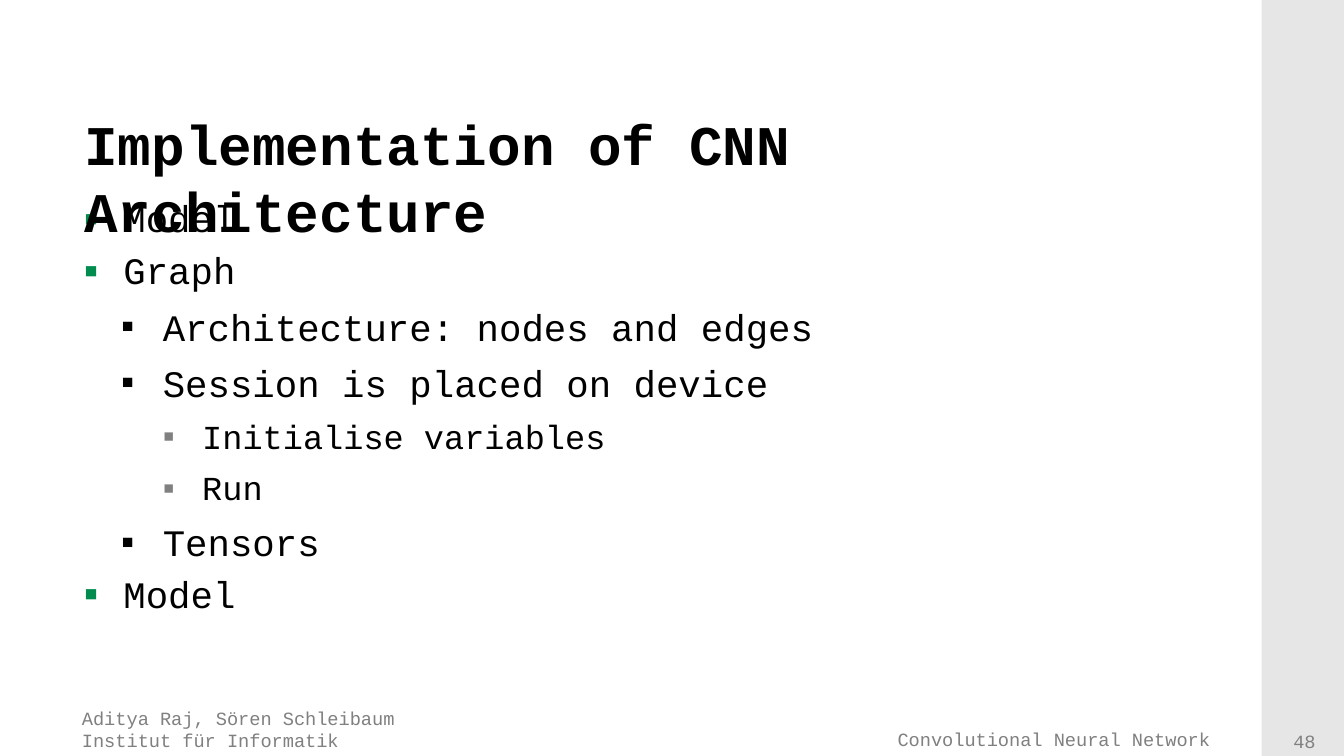
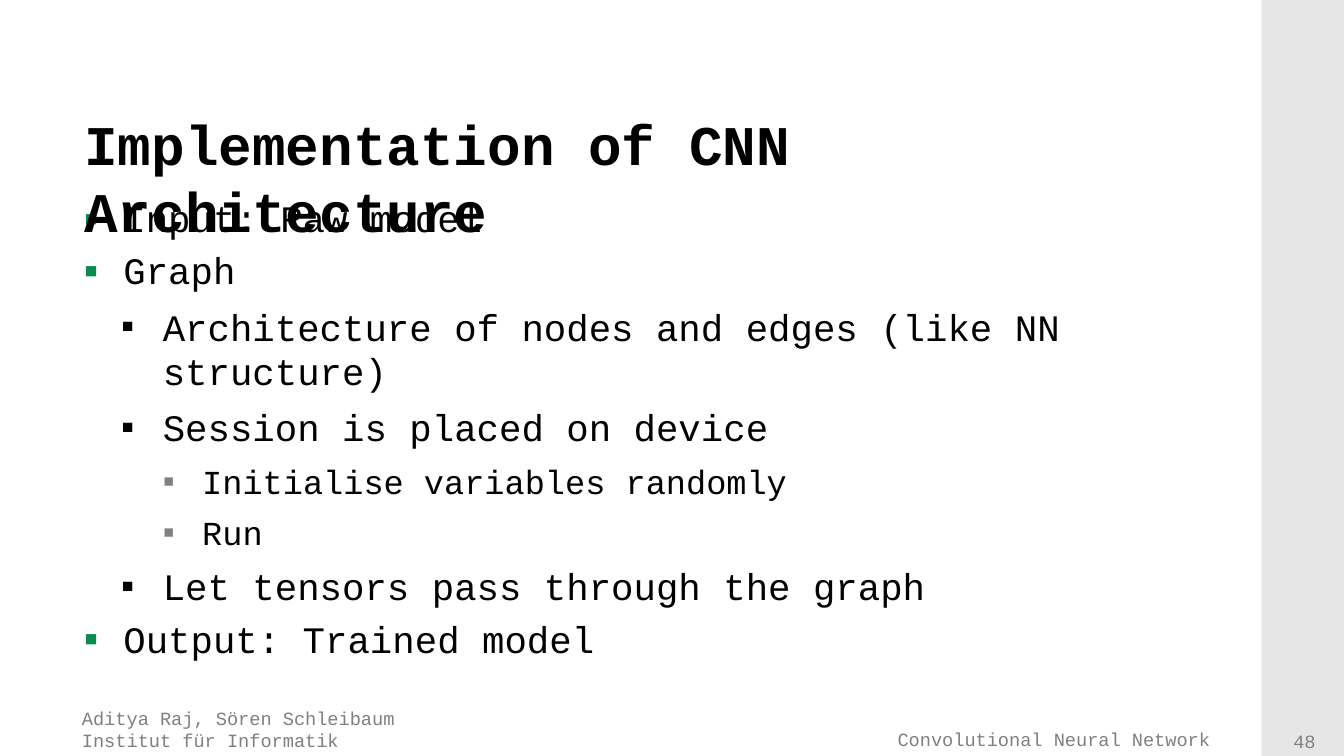
Before and after one commit to adityaraj52/ConvNet, a slide deck: slide 48 of Presentation/Final presentation/Presentation.pptx. Drawn at 1344x756 pixels with LibreOffice and Linux fonts; fonts in the diff are those of the drawing; background and template pictures are left out. Boxes give left, top, right and bottom in pixels: in the first picture for what was removed or moved away, otherwise in the second. Text is boxed around its words. In the diff, an @@ line names an element or a change of style, - is before the commit and + after.

```diff
--- a/Presentation/Final presentation/Presentation.pptx
+++ b/Presentation/Final presentation/Presentation.pptx
@@ text at (123,206,482,240): text changed @@
-▪ Model
+▪ Input: Raw model
@@ text at (163,314,1060,393): text changed @@
-  ▪ Architecture: nodes and edges
+  ▪ Architecture of nodes and edges (like NN structure)
@@ text at (202,469,787,501): text changed @@
-    ▪ Initialise variables
+    ▪ Initialise variables randomly
@@ text at (123,574,925,661): text changed @@
-  ▪ Tensors
-▪ Model
+  ▪ Let tensors pass through the graph
+▪ Output: Trained model
```
Also in this commit, not shown: 42 other slides changed, 5 slides added, 1 other file.
